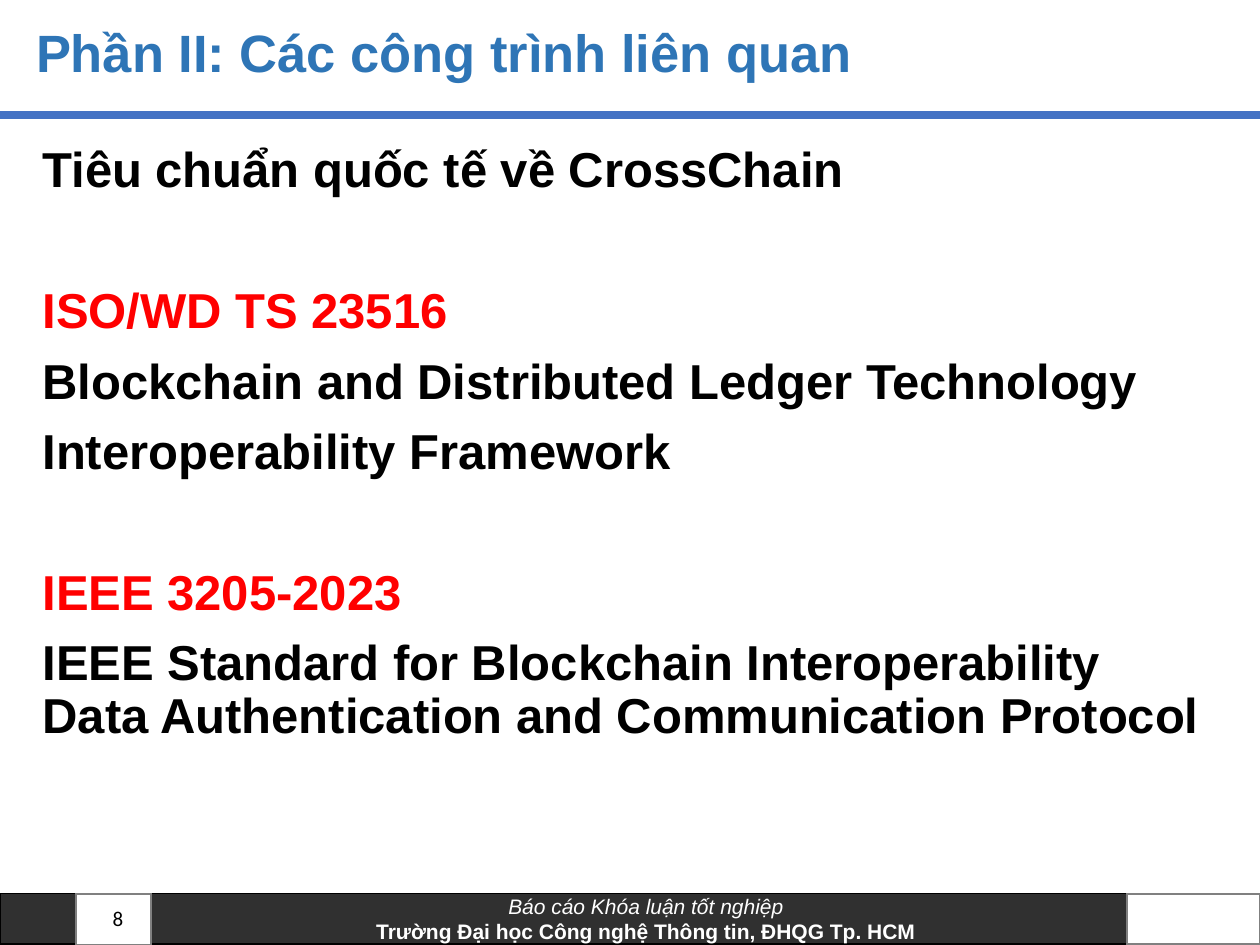
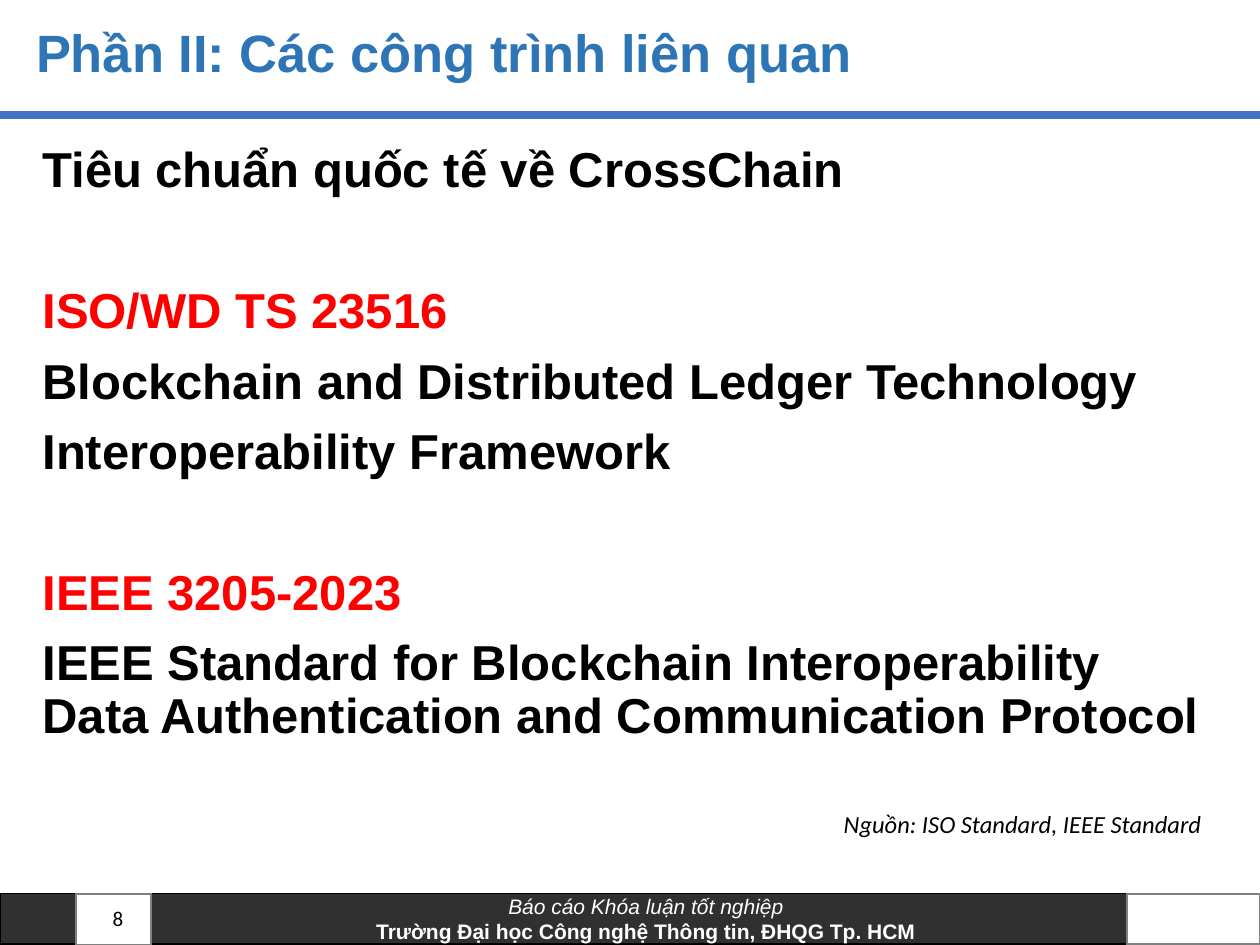
Before and after one commit to anhkiet1227/NT505_Thesis, a slide deck: slide 8 of Slide_20520605_VoAnhKiet.pptx. Drawn at 1260x945 pixels with LibreOffice and Linux fonts; fonts in the diff are those of the drawing; background and template pictures are left out. Boxes give left, top, right and bottom in pixels: in the first picture for what was removed or moved away, otherwise in the second. Text is boxed around its words. In the diff, an @@ line names an element or a change of style, - is before the commit and + after.

```diff
--- a/Slide_20520605_VoAnhKiet.pptx
+++ b/Slide_20520605_VoAnhKiet.pptx
@@ text added at (844,814,1201,838), 14 pt, text #000000, italic @@
+Nguồn: ISO Standard, IEEE Standard
```
Also in this commit, not shown: 2 other slides changed.
